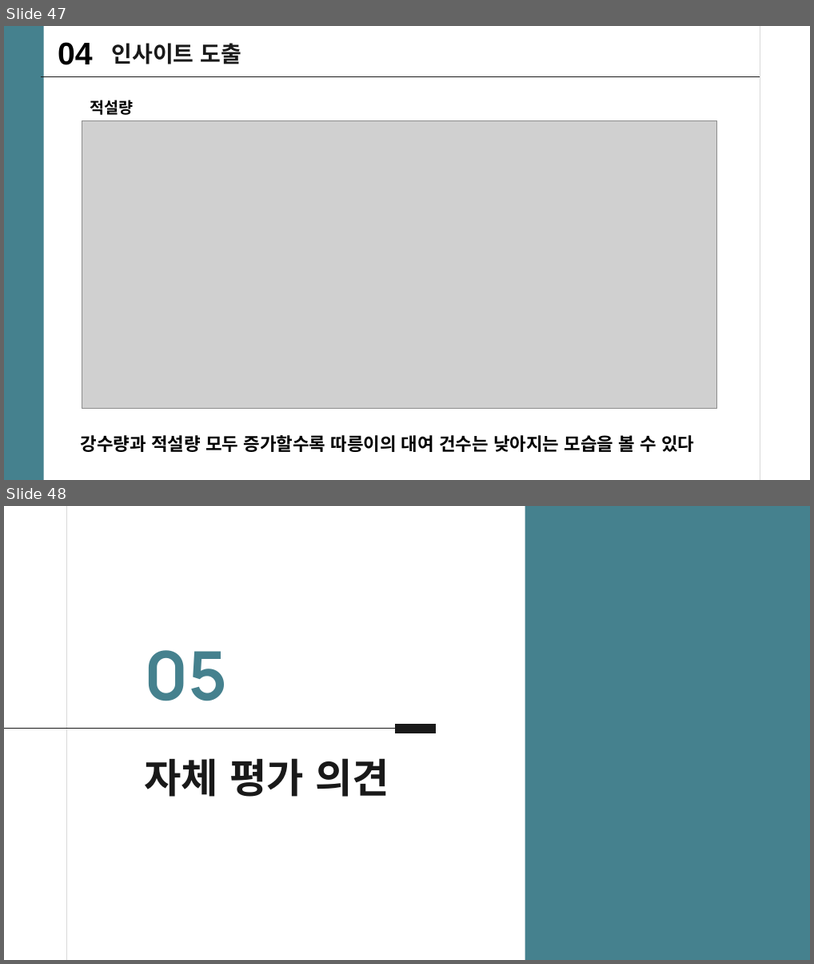
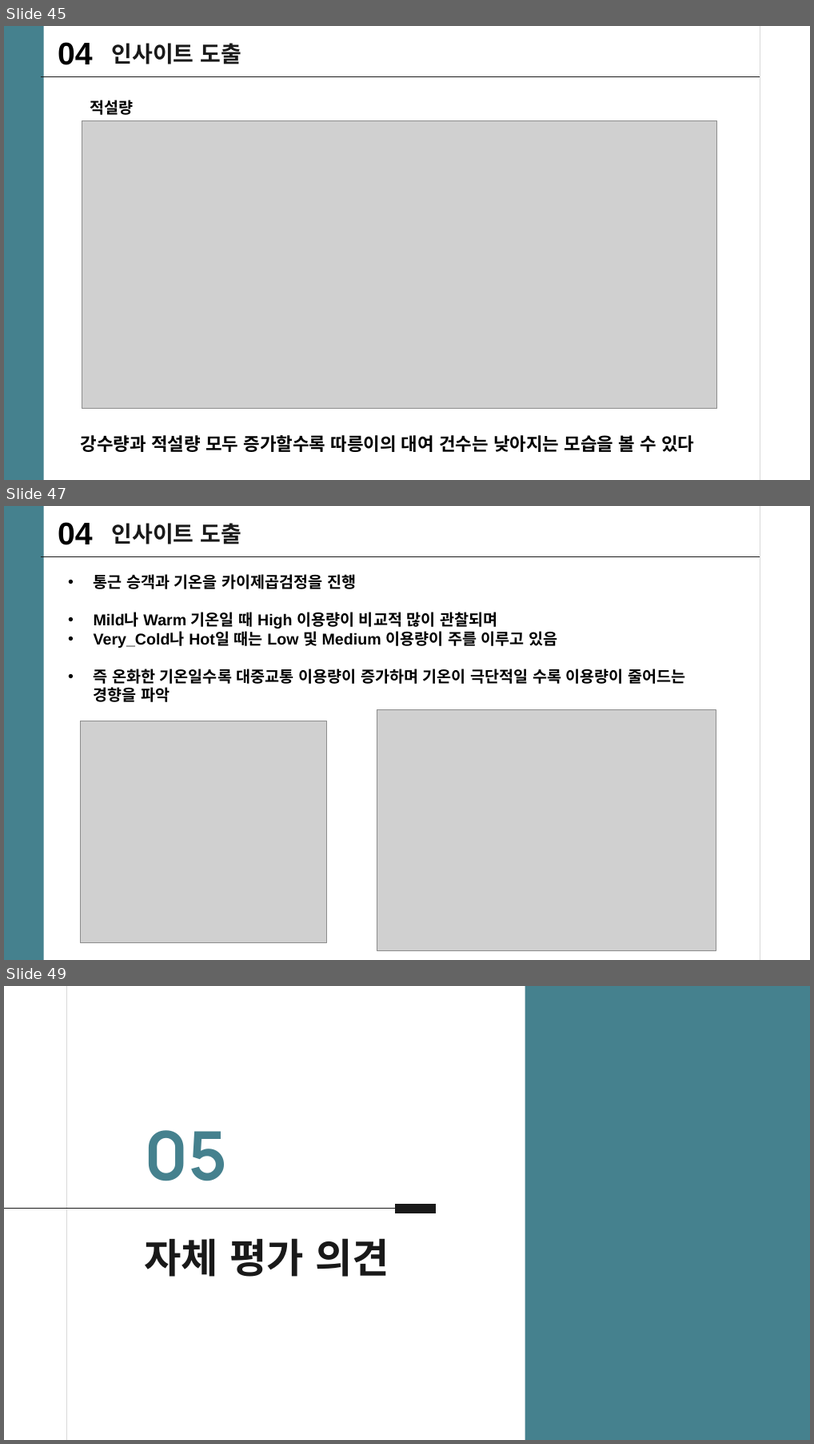
Before and after one commit to mini-project-y/1st_mini_project, a slide deck: Mook/PJT_유현수_수정본.pptx. Shown one above the other, each under a label of ours: slides 47 and 48 before the commit, slides 45, 47 and 49 after it; the slides between them are not shown. The pictures are 814x964 and 814x1444 pixels, drawn with LibreOffice and Linux fonts; fonts in the diff are those of the drawing; grey boxes stand for pictures. Boxes give left, top, right and bottom in pixels: in the first picture for what was removed or moved away, otherwise in the second. Text is boxed around its words. In the diff, an @@ line names an element or a change of style, - is before the commit and + after.

```diff
--- a/Mook/PJT_유현수_수정본.pptx
+++ b/Mook/PJT_유현수_수정본.pptx
@@ slide 47 added at bbox=[4, 506, 810, 960], background #FFFFFF; not listed: 2 template elements that a slide beside it also shows @@
@@ text added at bbox=[58, 522, 93, 545], 28 pt, text #000000, bold @@
+04
@@ text added at bbox=[112, 523, 242, 544], 20 pt, text #191919, bold @@
+인사이트 도출
@@ line added from (761, 557) to (41, 557), #191919 0.75 pt @@
@@ text added at bbox=[94, 574, 686, 702], 14 pt, text #000000, bold @@
+• 통근 승객과 기온을 카이제곱검정을 진행
+• Mild나 Warm 기온일 때 High 이용량이 비교적 많이 관찰되며
+• Very_Cold나 Hot일 때는 Low 및 Medium 이용량이 주를 이루고 있음
+• 즉 온화한 기온일수록 대중교통 이용량이 증가하며 기온이 극단적일 수록 이용량이 줄어드는 경향을 파악
@@ picture added at bbox=[81, 721, 326, 943] @@
@@ picture added at bbox=[378, 709, 717, 949] @@
@@ what was slide 47 is now slide 45 @@
@@ what was slide 48 is now slide 49 @@
```
Also in this commit, not shown: 2 slides changed, 2 other slides added, 2 slides removed.
